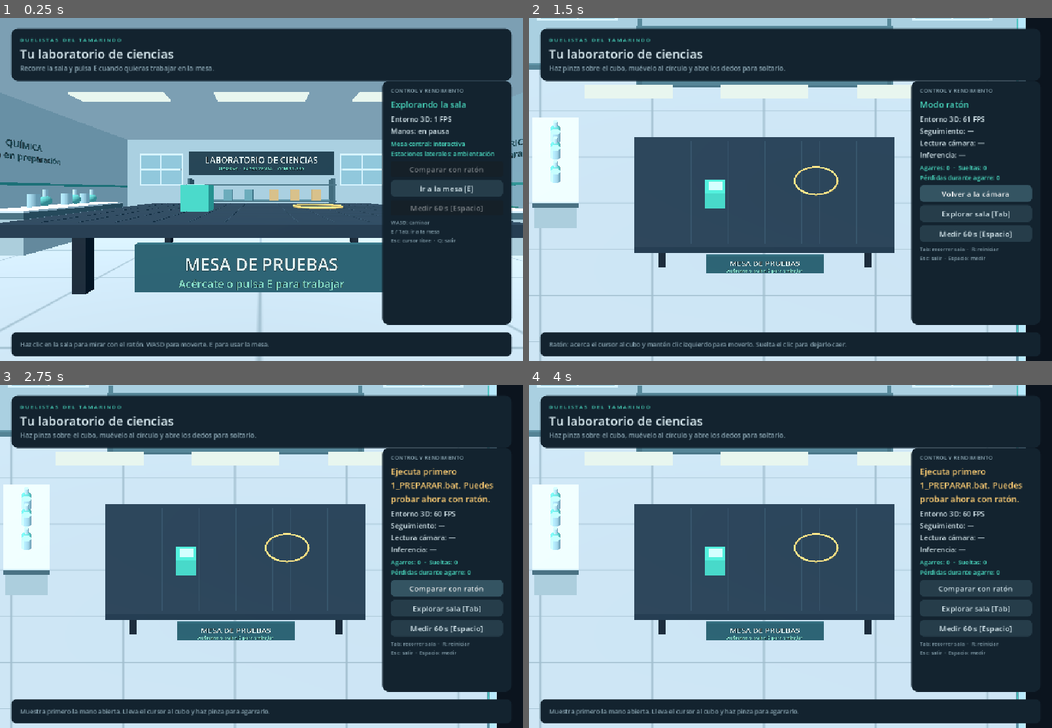
Above: before the commit, frames 1-4 (two rows, left to right).
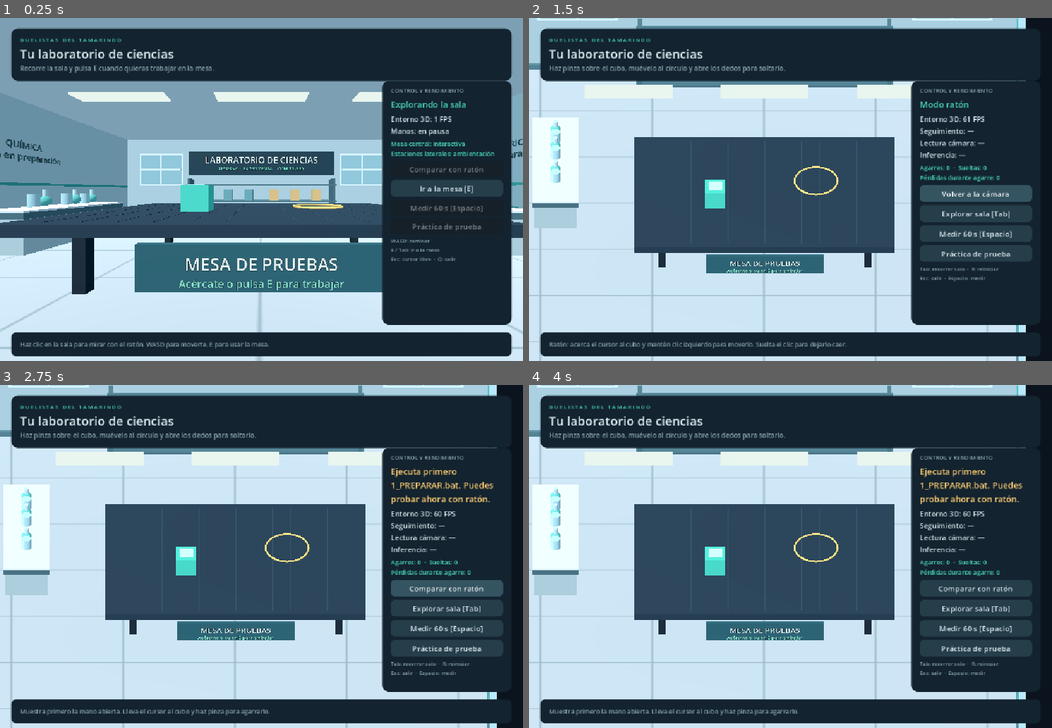
Above: after the commit, the same moments.

Repository: HectorShephard/laboratorio-virtual-hack4edu
Game: Godot game, scene res://main.tscn
The game is run twice, just before and just after one commit, with the same random seed, the same clock (stepped at 60 frames per second) and the same inputs.
Inputs (mouse positions are in pixels of both pictures, inside the frame that each line leads up to):
- Up to frame 1 (0.25 s): no input
- Up to frame 2 (1.5 s): click "Ir a la mesa [E]" at 0.5 s; click "Comparar con ratón" at 1.25 s
- Up to frame 3 (2.75 s): click "Volver a la cámara" at 2 s
- Up to frame 4 (4 s): click (973, 649) at 2.75 s, where only the run after the commit has a clickable "Práctica de prueba"; click (999, 412) at 3.5 s, where only the run after the commit has a clickable "Volver a la mesa"

The runs differ from the first frame. In frame 1, 0.4% of the frame differs, in the area x 74-93%, y 58-71%; in frame 2, 1.0%, in the area x 74-96%, y 66-77%; in frame 3, 1.0%; in frame 4, 1.0%.

Commit message:
E1 conectar práctica técnica y bitácora local

Diff:
--- /dev/null
+++ b/godot/bitacora/run_journal.gd
@@ -0,0 +1,81 @@
+extends RefCounted
+## Independent records avoid rewriting the history when a new run is saved.
+
+const DEFAULT_DIRECTORY := "user://bitacora/ensayos"
+var _directory: String
+
+
+func _init(directory: String = DEFAULT_DIRECTORY) -> void:
+	_directory = directory
+
+
+func new_id() -> String:
+	var millis := int(Time.get_unix_time_from_system() * 1000)
+	return "ensayo-%013d-%s" % [millis, Crypto.new().generate_random_bytes(8).hex_encode()]
+
+
+func save(record: Dictionary) -> Error:
+	if not _valid_record(record):
+		return ERR_INVALID_DATA
+	var error := DirAccess.make_dir_recursive_absolute(_directory)
+	if error != OK:
+		return error
+	var filename := _directory.path_join(str(record["run_id"]) + ".json")
+	if FileAccess.file_exists(filename):
+		return ERR_ALREADY_EXISTS
+	var temporary := filename + "." + new_id() + ".tmp"
+	var file := FileAccess.open(temporary, FileAccess.WRITE)
+	if file == null:
+		return FileAccess.get_open_error()
+	file.store_string(JSON.stringify(record, "  "))
+	file.flush()
+	error = file.get_error()
+	file.close()
+	if error == OK:
+		if FileAccess.file_exists(filename):
+			error = ERR_ALREADY_EXISTS
+		else:
+			error = DirAccess.rename_absolute(temporary, filename)
+	if error != OK:
+		DirAccess.remove_absolute(temporary)
+	return error
+
+
+func recent(limit: int = 20) -> Array[Dictionary]:
+	var results: Array[Dictionary] = []
+	var folder := DirAccess.open(_directory)
+	if folder == null or limit <= 0:
+		return results
+	var filenames := folder.get_files()
+	filenames.sort()
+	filenames.reverse()
+	for name in filenames:
+		if not name.ends_with(".json"):
+			continue
+		var file := FileAccess.open(_directory.path_join(name), FileAccess.READ)
+		if file == null:
+			continue
+		var record: Variant = JSON.parse_string(file.get_as_text())
+		file.close()
+		if _valid_record(record) and name == str(record["run_id"]) + ".json":
+			results.append(record)
+		if results.size() >= limit:
+			break
+	return results
+
+
+func _valid_record(record: Variant) -> bool:
+	if not record is Dictionary or record.get("schema_version") != 1:
+		return false
+	for field in ["run_id", "experiment_id", "model_version", "quantity", "unit", "source", "validity"]:
+		if not record.get(field) is String or record[field].is_empty():
+			return false
+	var run_id: String = record["run_id"]
+	if not run_id.begins_with("ensayo-") or not run_id.is_valid_filename():
+		return false
+	if record["source"] not in ["test", "simulation"]:
+		return false
+	if record["source"] == "test" and record["validity"] != "prueba":
+		return false
+	var value: Variant = record.get("value")
+	return record.get("parameters") is Dictionary and (value is float or value is int) and is_finite(float(value))
--- /dev/null
+++ b/godot/core/experiment_adapter.gd
@@ -0,0 +1,150 @@
+extends Node
+## Connects an experiment scene to a single session in the workbench.
+
+const METHODS := ["describe", "configure", "start_run", "measure", "reset_run"]
+const SIGNALS := ["measurement_taken", "state_changed"]
+
+var phase := "idle"
+var _module: Node3D
+var _description: Dictionary = {}
+var _parameters: Dictionary = {}
+var _run_id := ""
+
+
+func mount(scene: PackedScene) -> String:
+	var instance := scene.instantiate()
+	if not instance is Node3D:
+		instance.free()
+		return "La raíz de la práctica debe ser Node3D."
+	for method in METHODS:
+		if not instance.has_method(method):
+			instance.free()
+			return "Falta el método %s en la práctica." % method
+	for signal_name in SIGNALS:
+		if not instance.has_signal(signal_name):
+			instance.free()
+			return "Falta la señal %s en la práctica." % signal_name
+	var info: Variant = instance.call("describe")
+	if not _valid_description(info):
+		instance.free()
+		return "La práctica tiene metadatos o parámetros inválidos."
+	if _module != null:
+		remove_child(_module)
+		_module.queue_free()
+	_module = instance as Node3D
+	_description = info.duplicate(true)
+	add_child(_module)
+	reset()
+	return ""
+
+
+func description() -> Dictionary:
+	return _description.duplicate(true)
+
+
+func configure(parameters: Dictionary) -> String:
+	if _module == null or phase != "idle":
+		return "Reinicia el ensayo antes de cambiar sus condiciones."
+	var error := _reply_error(_module.call("configure", parameters.duplicate(true)))
+	if error.is_empty():
+		_parameters = parameters.duplicate(true)
+		phase = "configured"
+	return error
+
+
+func start(run_id: String) -> String:
+	if _module == null or phase != "configured" or run_id.is_empty():
+		return "Configura las condiciones antes de iniciar."
+	var error := _reply_error(_module.call("start_run", run_id))
+	if error.is_empty():
+		_run_id = run_id
+		phase = "running"
+	return error
+
+
+func measurement() -> Dictionary:
+	if _module == null or phase != "running":
+		return {"error": "Inicia un ensayo antes de medir."}
+	var data: Variant = _module.call("measure")
+	if not data is Dictionary or not data.has("value"):
+		return {"error": "El módulo entregó una medición inválida."}
+	if data["value"] == null:
+		return {"pending": true}
+	var time_s: Variant = data.get("time_s")
+	if not _number(data["value"]) or not _nonempty_text(data.get("quantity")) or not _nonempty_text(data.get("unit")):
+		return {"error": "La medición requiere una magnitud, un valor finito y una unidad."}
+	if time_s != null and (not _number(time_s) or float(time_s) < 0):
+		return {"error": "El instante de medición es inválido."}
+	return {"record": {
+		"schema_version": 1,
+		"experiment_id": _description["experiment_id"],
+		"run_id": _run_id,
+		"model_version": _description["model_version"],
+		"parameters": _parameters.duplicate(true),
+		"quantity": data["quantity"],
+		"value": float(data["value"]),
+		"unit": data["unit"],
+		"source": _description["source"],
+		"validity": _description["validity"],
+		"time_s": time_s,
+		"assumptions": _description.get("assumptions", []),
+		"reference_ids": _description.get("reference_ids", []),
+	}}
+
+
+func mark_saved() -> void:
+	if phase == "running":
+		phase = "saved"
+
+
+func reset() -> void:
+	if _module != null:
+		_module.call("reset_run")
+	_parameters.clear()
+	_run_id = ""
+	phase = "idle"
+
+
+func _valid_description(info: Variant) -> bool:
+	if not info is Dictionary:
+		return false
+	for field in ["experiment_id", "title", "model_version", "validity"]:
+		if not _nonempty_text(info.get(field)):
+			return false
+	if info.get("source") not in ["test", "simulation"] or not info.get("parameters") is Array:
+		return false
+	if info["source"] == "test" and info["validity"] != "prueba":
+		return false
+	var seen: Dictionary = {}
+	for parameter in info["parameters"]:
+		if not parameter is Dictionary:
+			return false
+		for field in ["id", "label", "unit"]:
+			if not _nonempty_text(parameter.get(field)):
+				return false
+		for field in ["min", "max", "step", "default"]:
+			if not _number(parameter.get(field)):
+				return false
+		if seen.has(parameter["id"]) or parameter["step"] <= 0:
+			return false
+		if parameter["default"] < parameter["min"] or parameter["default"] > parameter["max"]:
+			return false
+		seen[parameter["id"]] = true
+	return true
+
+
+func _reply_error(reply: Variant) -> String:
+	if not reply is Dictionary or not reply.get("ok") is bool:
+		return "La práctica no confirmó la operación."
+	if reply["ok"]:
+		return ""
+	var error := str(reply.get("error", "La práctica rechazó la operación.")).strip_edges()
+	return error if not error.is_empty() else "La práctica rechazó la operación."
+
+
+func _nonempty_text(value: Variant) -> bool:
+	return value is String and not value.strip_edges().is_empty()
+
+
+func _number(value: Variant) -> bool:
+	return (value is float or value is int) and is_finite(float(value))
--- a/godot/main.gd
+++ b/godot/main.gd
@@ -3,6 +3,7 @@
 const PreviewScript = preload("res://hand_preview.gd")
 const TrackingGuard = preload("res://tracking_guard.gd")
 const LabRoom = preload("res://lab_room.gd")
+const ExperimentPanel = preload("res://ui/experiment_panel.gd")
 const INK := Color("d9eaf0")
 const MUTED := Color("87a2af")
 const TEAL := Color("48d5bc")
@@ -17,6 +18,8 @@
 var bench_start := false
 var navigation_button: Button
 var measure_button: Button
+var experiment_button: Button
+var experiment_panel: ExperimentPanel
 var subtitle_label: Label
 var cube: RigidBody3D
 var cube_material: StandardMaterial3D
@@ -295,6 +298,11 @@
 		explore_camera.rotation.x = clampf(explore_camera.rotation.x - event.screen_relative.y * .002, -1.05, 1.05)
 
 func _input(event: InputEvent) -> void:
+	if experiment_panel != null and experiment_panel.visible:
+		if event is InputEventKey and event.pressed and not event.echo and event.keycode == KEY_ESCAPE:
+			experiment_panel.hide()
+			get_viewport().set_input_as_handled()
+		return
 	if event is InputEventKey and event.pressed and not event.echo and event.keycode in [KEY_E, KEY_TAB]:
 		_toggle_navigation()
 		get_viewport().set_input_as_handled()
@@ -387,6 +395,8 @@
 	column.add_child(navigation_button)
 	measure_button = _button("Medir 60 s [Espacio]", _start_measure)
 	column.add_child(measure_button)
+	experiment_button = _button("Práctica de prueba", _open_experiment)
+	column.add_child(experiment_button)
 	note_label = _label("Señal local · Sin grabar video\nR: reiniciar  ·  Esc: salir", 11, MUTED)
 	note_label.autowrap_mode = TextServer.AUTOWRAP_WORD_SMART
 	column.add_child(note_label)
@@ -400,6 +410,24 @@
 	hud.add_child(bottom)
 	instruction_label = _label("Prueba de interacción: escena 3D, control de la mano sobre un plano de trabajo.", 13, MUTED)
 	bottom.add_child(instruction_label)
+	experiment_panel = ExperimentPanel.new()
+	experiment_panel.hide()
+	hud.add_child(experiment_panel)
+	experiment_panel.set_anchors_and_offsets_preset(Control.PRESET_FULL_RECT)
+	experiment_panel.offset_left = 24
+	experiment_panel.offset_top = 22
+	experiment_panel.offset_right = -24
+	experiment_panel.offset_bottom = -18
+
+func _open_experiment() -> void:
+	if exploring or measure_start >= 0:
+		return
+	_drop(false)
+	pointer.visible = false
+	pinch_armed = false
+	previous_pressed = false
+	cursor_initialized = false
+	experiment_panel.open_panel()
 
 func _start_bridge() -> void:
 	error_message = ""
@@ -578,6 +606,8 @@
 			_close()
 		return
 	_read_bridge()
+	if experiment_panel.visible:
+		return
 	var valid := false
 	var pressed := false
 	var target := Vector3.ZERO
@@ -691,6 +721,7 @@
 func _update_ui(now: float, valid: bool, pressed: bool, in_zone: bool) -> void:
 	navigation_button.text = "Ir a la mesa [E]" if exploring else "Explorar sala [Tab]"
 	measure_button.disabled = exploring
+	experiment_button.disabled = exploring or measure_start >= 0
 	mode_button.disabled = exploring
 	if exploring:
 		subtitle_label.text = "Recorre la sala y pulsa E cuando quieras trabajar en la mesa."
@@ -853,6 +884,8 @@
 	print("Informe: ", stem + ".json")
 
 func _unhandled_key_input(event: InputEvent) -> void:
+	if experiment_panel.visible:
+		return
 	if event is InputEventKey and event.pressed and not event.echo:
 		if event.keycode == KEY_Q:
 			_close()
--- /dev/null
+++ b/godot/pruebas/modulo_prueba.gd
@@ -0,0 +1,55 @@
+extends Node3D
+
+signal measurement_taken(data: Dictionary)
+signal state_changed(state: String)
+
+var _configured := false
+var _result: Dictionary = {}
+var _value := 0.0
+
+
+func describe() -> Dictionary:
+	return {
+		"experiment_id": "prueba_tecnica",
+		"title": "Práctica técnica",
+		"model_version": "test-1",
+		"source": "test",
+		"validity": "prueba",
+		"parameters": [{"id": "entrada", "label": "Valor de entrada", "unit": "u",
+			"min": 0.0, "max": 10.0, "step": 1.0, "default": 3.0}],
+		"assumptions": ["El resultado de prueba es el doble de la entrada."],
+		"reference_ids": [],
+	}
+
+
+func configure(parameters: Dictionary) -> Dictionary:
+	var input: Variant = parameters.get("entrada")
+	if not (input is int or input is float):
+		return {"ok": false, "error": "Introduce un valor numérico."}
+	if not is_finite(float(input)) or float(input) < 0.0 or float(input) > 10.0:
+		return {"ok": false, "error": "La entrada debe estar entre 0 y 10."}
+	_value = float(input)
+	_configured = true
+	_result.clear()
+	state_changed.emit("configured")
+	return {"ok": true}
+
+
+func start_run(run_id: String) -> Dictionary:
+	if not _configured or run_id.is_empty():
+		return {"ok": false, "error": "El ensayo todavía no está configurado."}
+	_result = {"quantity": "salida_de_prueba", "value": _value * 2.0, "unit": "u"}
+	state_changed.emit("completed")
+	measurement_taken.emit(_result.duplicate(true))
+	return {"ok": true}
+
+
+func measure() -> Dictionary:
+	return {"value": null} if _result.is_empty() else _result.duplicate(true)
+
+
+func reset_run() -> void:
+	_configured = false
+	_value = 0.0
+	_result.clear()
+	state_changed.emit("idle")
--- /dev/null
+++ b/godot/pruebas/modulo_prueba.tscn
@@ -0,0 +1,6 @@
+[gd_scene load_steps=2 format=3]
+
+[ext_resource type="Script" path="res://pruebas/modulo_prueba.gd" id="1"]
+
+[node name="ModuloPrueba" type="Node3D"]
+script = ExtResource("1")
--- /dev/null
+++ b/godot/pruebas/verificar_integracion.gd
@@ -0,0 +1,113 @@
+extends SceneTree
+
+const Adapter = preload("res://core/experiment_adapter.gd")
+const Journal = preload("res://bitacora/run_journal.gd")
+const TEST_SCENE = preload("res://pruebas/modulo_prueba.tscn")
+const LAB_SCENE = preload("res://main.tscn")
+
+var _failed := false
+
+
+func _initialize() -> void:
+	call_deferred("_run")
+
+
+func _run() -> void:
+	var adapter := Adapter.new()
+	root.add_child(adapter)
+	var directory := "user://pruebas_bitacora/" + Journal.new().new_id()
+	var journal := Journal.new(directory)
+	if not _check(adapter.mount(TEST_SCENE).is_empty(), "Montar el módulo técnico"):
+		_finish(directory)
+		return
+	_check(not adapter.configure({"entrada": -1}).is_empty(), "Rechazar una condición inválida")
+	_check(adapter.measurement().has("error"), "Rechazar medición sin iniciar")
+	for input in [3, 7]:
+		if not _check(adapter.configure({"entrada": input}).is_empty(), "Configurar ensayo"):
+			break
+		if not _check(adapter.start(journal.new_id()).is_empty(), "Iniciar ensayo"):
+			break
+		var result := adapter.measurement()
+		if not _check(result.has("record"), "Recibir una medición"):
+			break
+		var record: Dictionary = result["record"]
+		_check(record["value"] == input * 2, "Medición del caso de prueba")
+		_check(record["source"] == "test" and record["validity"] == "prueba", "Identificar datos de prueba")
+		record["notes"] = "Nota de prueba para %s" % input
+		_check(journal.save(record) == OK, "Guardar un ensayo")
+		_check(journal.save(record) == ERR_ALREADY_EXISTS, "Conservar el registro ante una repetición")
+		adapter.mark_saved()
+		_check(adapter.measurement().has("error"), "Impedir una segunda medición del ensayo guardado")
+		adapter.reset()
+		_check(adapter.phase == "idle", "Reiniciar el flujo")
+	var loaded := Journal.new(directory).recent()
+	_check(loaded.size() == 2, "Recuperar ambos ensayos con otra instancia de bitácora")
+	var values: Array[float] = []
+	for record in loaded:
+		values.append(float(record["value"]))
+		_check(str(record.get("notes", "")).begins_with("Nota de prueba"), "Recuperar las notas")
+	values.sort()
+	_check(values == [6.0, 14.0], "Conservar los dos resultados esperados")
+
+	_check_workbench(journal)
+	_finish(directory)
+
+
+func _check_workbench(journal: RefCounted) -> void:
+	var lab := LAB_SCENE.instantiate()
+	root.add_child(lab)
+	var panel: Control = lab.get("experiment_panel")
+	if not _check(panel != null, "Encontrar el panel de la práctica"):
+		lab.free()
+		return
+	panel.set("_journal", journal)
+	lab.call("_open_experiment")
+	_check(panel.visible, "Abrir la práctica desde la mesa")
+	var input: SpinBox = panel.get("_editors")["entrada"]
+	var notes: LineEdit = panel.get("_fields")["notes"]
+	var configure_button: Button = panel.get("_configure_button")
+	var start_button: Button = panel.get("_start_button")
+	var measure_button: Button = panel.get("_measure_button")
+	var reset_button: Button = panel.get("_reset_button")
+	_check(start_button.disabled and measure_button.disabled, "Mantener el orden de los botones")
+	input.value = 4
+	notes.text = "Registro guardado desde la mesa"
+	configure_button.pressed.emit()
+	_check(not start_button.disabled and not input.editable, "Fijar la entrada al configurar")
+	start_button.pressed.emit()
+	_check(not measure_button.disabled, "Habilitar medición al iniciar")
+	measure_button.pressed.emit()
+	_check(measure_button.disabled, "Deshabilitar guardado duplicado en pantalla")
+	reset_button.pressed.emit()
+	_check(input.editable, "Volver a editar condiciones al reiniciar")
+	panel.hide()
+	_check(not panel.visible, "Volver a la mesa")
+	lab.free()
+
+	var reopened := LAB_SCENE.instantiate()
+	root.add_child(reopened)
+	panel = reopened.get("experiment_panel")
+	panel.set("_journal", journal)
+	reopened.call("_open_experiment")
+	var history: TextEdit = panel.get("_history")
+	_check(history.text.contains("Registro guardado desde la mesa"), "Recuperar la nota al reabrir la sala")
+	_check(history.text.contains("salida_de_prueba = 8"), "Mostrar el resultado guardado al reabrir")
+	reopened.free()
+
+
+func _check(condition: bool, label: String) -> bool:
+	if condition:
+		print("OK: " + label)
+	else:
+		_failed = true
+		printerr("FALLO: " + label)
+	return condition
+
+
+func _finish(directory: String) -> void:
+	var folder := DirAccess.open(directory)
+	if folder != null:
+		for name in folder.get_files():
+			folder.remove(name)
+		DirAccess.remove_absolute(directory)
+	quit(1 if _failed else 0)
--- /dev/null
+++ b/godot/ui/experiment_panel.gd
@@ -0,0 +1,193 @@
+extends PanelContainer
+## Technical practice and local history. The workbench pauses grabs while it is open.
+
+const Adapter = preload("res://core/experiment_adapter.gd")
+const Journal = preload("res://bitacora/run_journal.gd")
+const TECHNICAL_SCENE = preload("res://pruebas/modulo_prueba.tscn")
+
+var _adapter := Adapter.new()
+var _journal := Journal.new()
+var _editors: Dictionary = {}
+var _fields: Dictionary = {}
+var _status: Label
+var _history: TextEdit
+var _configure_button: Button
+var _start_button: Button
+var _measure_button: Button
+var _reset_button: Button
+var _available := false
+
+
+func _ready() -> void:
+	add_child(_adapter)
+	var mount_error := _adapter.mount(TECHNICAL_SCENE)
+	_available = mount_error.is_empty()
+	var skin := StyleBoxFlat.new()
+	skin.bg_color = Color("13232f")
+	skin.set_corner_radius_all(14)
+	for side in [SIDE_LEFT, SIDE_TOP, SIDE_RIGHT, SIDE_BOTTOM]:
+		skin.set_content_margin(side, 20)
+	add_theme_stylebox_override("panel", skin)
+	mouse_filter = Control.MOUSE_FILTER_STOP
+
+	var column := VBoxContainer.new()
+	column.add_theme_constant_override("separation", 10)
+	add_child(column)
+	var heading := HBoxContainer.new()
+	column.add_child(heading)
+	var title := _label("Práctica técnica", 24)
+	title.size_flags_horizontal = Control.SIZE_EXPAND_FILL
+	heading.add_child(title)
+	heading.add_child(_button("Volver a la mesa", hide))
+	column.add_child(_label("Datos de prueba · Comprueba la configuración, la medición y el guardado.", 15))
+	var body := HBoxContainer.new()
+	body.add_theme_constant_override("separation", 20)
+	body.size_flags_vertical = Control.SIZE_EXPAND_FILL
+	column.add_child(body)
+
+	var scroll := ScrollContainer.new()
+	scroll.horizontal_scroll_mode = ScrollContainer.SCROLL_MODE_DISABLED
+	scroll.size_flags_horizontal = Control.SIZE_EXPAND_FILL
+	body.add_child(scroll)
+	var form := VBoxContainer.new()
+	form.size_flags_horizontal = Control.SIZE_EXPAND_FILL
+	form.add_theme_constant_override("separation", 7)
+	scroll.add_child(form)
+	form.add_child(_label("Condiciones del ensayo", 17))
+	for parameter in _adapter.description().get("parameters", []):
+		form.add_child(_label("%s [%s]" % [parameter["label"], parameter["unit"]], 14))
+		var input := SpinBox.new()
+		input.min_value = float(parameter["min"])
+		input.max_value = float(parameter["max"])
+		input.step = float(parameter["step"])
+		input.value = float(parameter["default"])
+		form.add_child(input)
+		_editors[parameter["id"]] = input
+	for field in [["question", "Pregunta"], ["hypothesis", "Hipótesis"],
+			["notes", "Notas"], ["conclusion", "Conclusión"]]:
+		var input := LineEdit.new()
+		input.placeholder_text = field[1]
+		input.max_length = 400
+		form.add_child(input)
+		_fields[field[0]] = input
+
+	var actions := HBoxContainer.new()
+	actions.add_theme_constant_override("separation", 8)
+	column.add_child(actions)
+	_configure_button = _button("Configurar", _configure)
+	_start_button = _button("Iniciar", _start)
+	_measure_button = _button("Medir y guardar", _measure_and_save)
+	_reset_button = _button("Reiniciar ensayo", _reset)
+	for button in [_configure_button, _start_button, _measure_button, _reset_button]:
+		actions.add_child(button)
+	_status = _label(mount_error if not _available else "Ajusta la entrada y pulsa Configurar.", 15)
+	column.add_child(_status)
+
+	var records := VBoxContainer.new()
+	records.size_flags_horizontal = Control.SIZE_EXPAND_FILL
+	body.add_child(records)
+	records.add_child(_label("Bitácora local · Últimos 20 ensayos", 17))
+	_history = TextEdit.new()
+	_history.editable = false
+	_history.wrap_mode = TextEdit.LINE_WRAPPING_BOUNDARY
+	_history.size_flags_vertical = Control.SIZE_EXPAND_FILL
+	records.add_child(_history)
+	records.add_child(_label("Cada ensayo se conserva al reiniciar la aplicación.", 13))
+	_update_actions()
+
+
+func open_panel() -> void:
+	_refresh_history()
+	show()
+	_configure_button.grab_focus()
+
+
+func _configure() -> void:
+	var parameters: Dictionary = {}
+	for id in _editors:
+		var input: SpinBox = _editors[id]
+		parameters[id] = input.value
+	var error := _adapter.configure(parameters)
+	_status.text = "Condiciones aceptadas. Pulsa Iniciar." if error.is_empty() else error
+	_update_actions()
+
+
+func _start() -> void:
+	var error := _adapter.start(_journal.new_id())
+	_status.text = "Ensayo iniciado. Pulsa Medir y guardar." if error.is_empty() else error
+	_update_actions()
+
+
+func _measure_and_save() -> void:
+	var result := _adapter.measurement()
+	if result.has("error"):
+		_status.text = result["error"]
+		return
+	if result.get("pending", false):
+		_status.text = "La medición está pendiente. Intenta medir cuando termine el ensayo."
+		return
+	var record: Dictionary = result["record"]
+	for field in _fields:
+		var input: LineEdit = _fields[field]
+		record[field] = input.text.strip_edges()
+	record["saved_at_utc"] = Time.get_datetime_string_from_system(true) + "Z"
+	var error := _journal.save(record)
+	if error != OK:
+		_status.text = "No se guardó el ensayo. %s. Puedes intentar guardarlo de nuevo." % error_string(error)
+		return
+	_adapter.mark_saved()
+	_status.text = "Ensayo guardado. Resultado de prueba: %s %s." % [record["value"], record["unit"]]
+	_refresh_history()
+	_update_actions()
+
+
+func _reset() -> void:
+	_adapter.reset()
+	for field in _fields:
+		var input: LineEdit = _fields[field]
+		input.clear()
+	_status.text = "Ensayo listo para configurar. Los registros guardados se conservan."
+	_update_actions()
+
+
+func _update_actions() -> void:
+	_configure_button.disabled = not _available or _adapter.phase != "idle"
+	_start_button.disabled = not _available or _adapter.phase != "configured"
+	_measure_button.disabled = not _available or _adapter.phase != "running"
+	_reset_button.disabled = not _available or _adapter.phase == "idle"
+	for input: SpinBox in _editors.values():
+		input.editable = _adapter.phase == "idle"
+	for input: LineEdit in _fields.values():
+		input.editable = _adapter.phase != "saved"
+
+
+func _refresh_history() -> void:
+	var lines := PackedStringArray()
+	for record in _journal.recent():
+		lines.append("%s · %s" % [record["experiment_id"], record.get("saved_at_utc", "")])
+		lines.append("%s = %s %s · %s / %s" % [record["quantity"], record["value"],
+			record["unit"], record["source"], record["validity"]])
+		lines.append("Condiciones: " + JSON.stringify(record["parameters"]))
+		for field in [["question", "Pregunta"], ["hypothesis", "Hipótesis"],
+				["notes", "Notas"], ["conclusion", "Conclusión"]]:
+			var value := str(record.get(field[0], ""))
+			if not value.is_empty():
+				lines.append("%s: %s" % [field[1], value])
+		lines.append("")
+	_history.text = "\n".join(lines) if not lines.is_empty() else "Aún no hay ensayos guardados."
+
+
+func _label(value: String, size: int) -> Label:
+	var label := Label.new()
+	label.text = value
+	label.autowrap_mode = TextServer.AUTOWRAP_WORD_SMART
+	label.add_theme_font_size_override("font_size", size)
+	return label
+
+
+func _button(value: String, action: Callable) -> Button:
+	var button := Button.new()
+	button.text = value
+	button.custom_minimum_size.y = 34
+	button.pressed.connect(action)
+	return button
Not shown, added: docs/pruebas/mesa_y_bitacora.md
